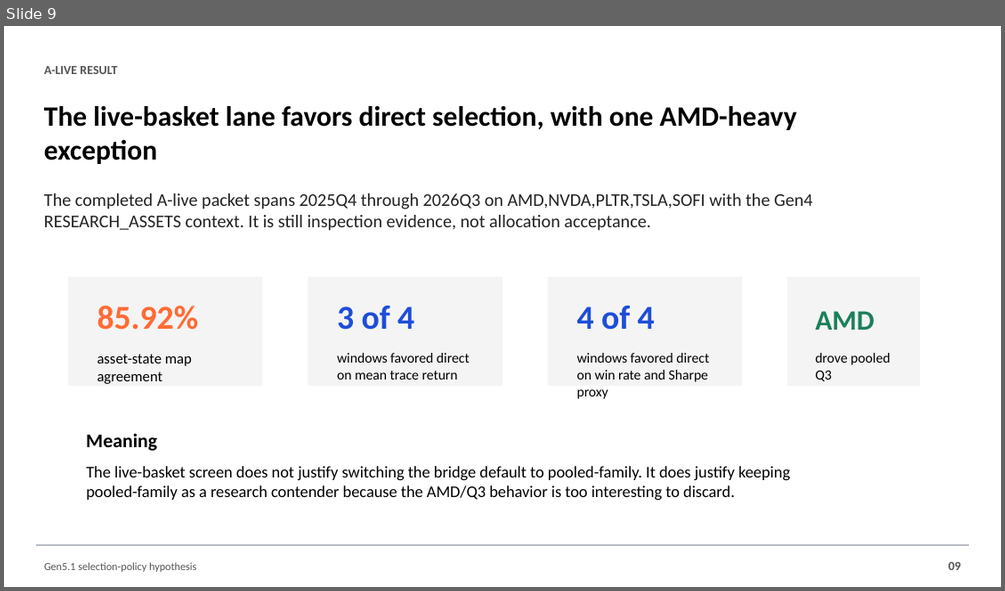
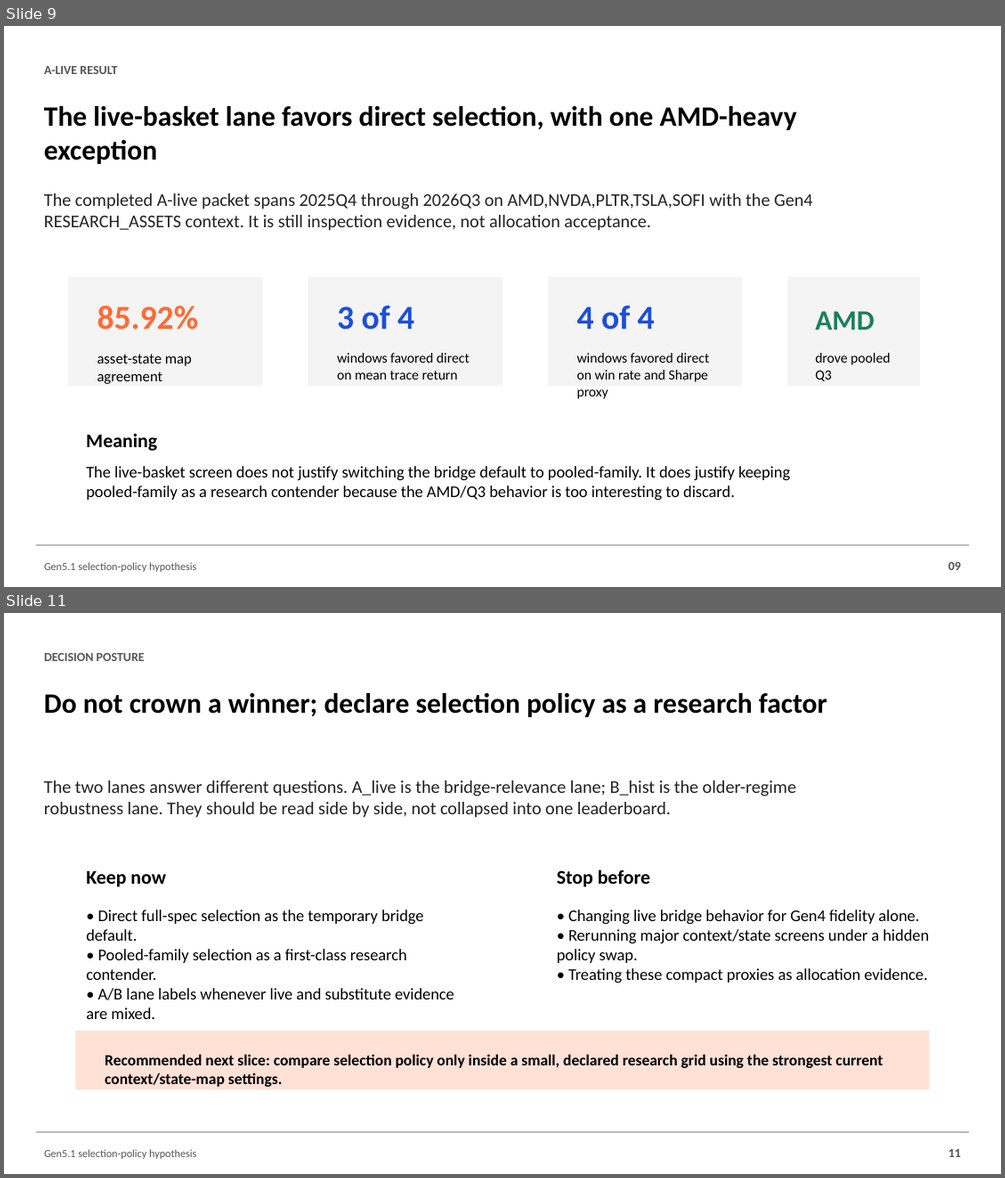
Before and after one commit to Francisc0Franc0/Time-Series-Modeling-Gen5, a slide deck: presentations/gen5_selection_policy_hypothesis.pptx. Shown one above the other, each under a label of ours: slide 9 before the commit, slides 9 and 11 after it; the slides between them are not shown. The pictures are 1005x591 and 1005x1178 pixels, drawn with LibreOffice and Linux fonts; fonts in the diff are those of the drawing. Boxes give left, top, right and bottom in pixels: in the first picture for what was removed or moved away, otherwise in the second. Text is boxed around its words. In the diff, an @@ line names an element or a change of style, - is before the commit and + after.

Commit message:
Complete B-hist selection policy readout

```diff
--- a/presentations/gen5_selection_policy_hypothesis.pptx
+++ b/presentations/gen5_selection_policy_hypothesis.pptx
@@ slide 11 added at [4,613,1001,1174], background #FFFFFF @@
@@ text added at [44,653,145,661], 12 pt, text #555555, bold @@
+DECISION POSTURE
@@ text added at [44,693,827,717], 27 pt, text #000000, bold @@
+Do not crown a winner; declare selection policy as a research factor
@@ text added at [44,780,796,818], 17.2 pt, text #222222 @@
+The two lanes answer different questions. A_live is the bridge-relevance lane; B_hist is the older-regime robustness lane. They should be read side by side, not collapsed into one leaderboard.
@@ text added at [86,871,166,887], 18.8 pt, text #000000, bold @@
+Keep now
@@ text added at [557,869,650,887], 18.8 pt, text #000000, bold @@
+Stop before
@@ text added at [86,909,454,1000], 15.8 pt, text #000000 @@
+• Direct full-spec selection as the temporary bridge default.
+• Pooled-family selection as a first-class research contender.
+• A/B lane labels whenever live and substitute evidence are mixed.
@@ text added at [557,909,929,982], 15.8 pt, text #000000 @@
+• Changing live bridge behavior for Gen4 fidelity alone.
+• Rerunning major context/state screens under a hidden policy swap.
+• Treating these compact proxies as allocation evidence.
@@ rectangle added at [76,1030,930,1089], fill #FFE1D6 @@
@@ text added at [105,1054,882,1086], 15 pt, text #000000, bold @@
+Recommended next slice: compare selection policy only inside a small, declared research grid using the strongest current context/state-map settings.
@@ rectangle added at [37,1132,969,1133], fill #B8BCC4, outline #B8BCC4 0 pt @@
@@ text added at [44,1149,196,1159], 10.5 pt, text #555555 @@
+Gen5.1 selection-policy hypothesis
@@ text added at [948,1149,961,1157], 12 pt, text #555555, bold @@
+11
```
Also in this commit, not shown: 1 slide changed, 2 other slides added, 1 slide removed, 5 other files.
